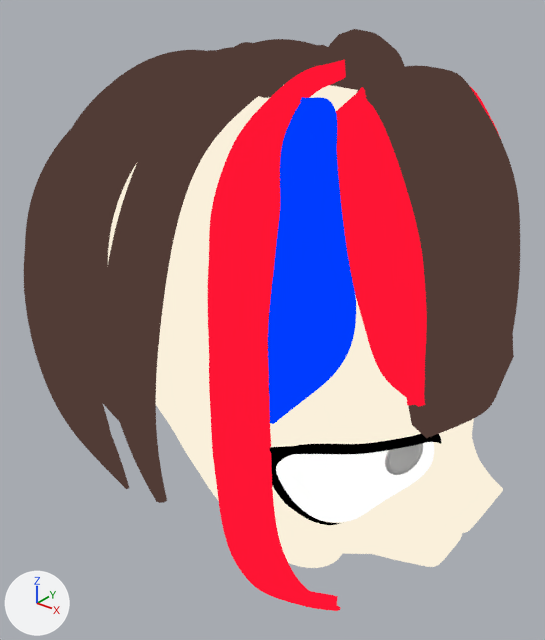
One commit to the Blender file 3D_Daiko.blend: the scene before it, then after it.
Rendered twice from a camera (50 mm lens) standing at (0.187, -0.415, 0.426) and looking at (-0.138, -0.009, 0.174). The lights are fixed; the arrows at lower left show +X, +Y and +Z.
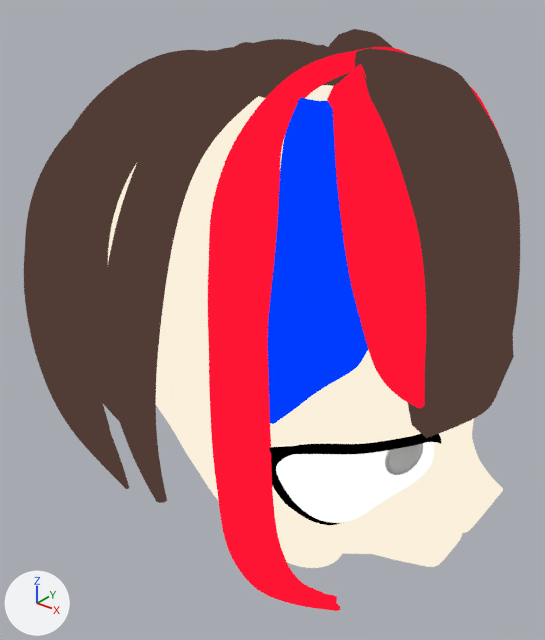
Commit message: CHECKPOINT ANTES DE DARLE VOLUMEN AL PELO DE ADELANTE CON INFLATE

Changed parts and their boxes [x1, y1, x2, y2] in the pictures (545 x 640 px):
'mechon_al_medio', reshaped, rescaled
    before: [357, 66, 520, 438]
    after: [355, 48, 520, 438]
'Plane.006', reshaped, modifiers changed
    before: [208, 60, 346, 611]
    after: [208, 47, 408, 611]
'Plane.005', reshaped (13% wider)
    before: [268, 97, 356, 424]
    after: [268, 97, 368, 424]
'Plane.008', reshaped (9% wider, 8% taller)
    before: [336, 87, 427, 407]
    after: [327, 64, 426, 409]

The edits, one by one:
me_plane_002 is used by ob_mechon_al_medio; location (0.0388, -0.0044, 0.1615); scale (1.0, 1.0, 1.03).
me_plane_002 had 65 vertices, 48 faces and spanned x -0.109..0.007, y -0.069..0.077, z 0.0..0.201.
me_plane_002 now has 65 vertices, 48 faces and spans x -0.108..0.007, y -0.069..0.077, z 0.0..0.213.
me_plane_002 part 1: 60 of 65 vertices moved; they spanned x -0.109..0.007, y -0.069..0.064, z 0.025..0.201 and now span x -0.108..0.007, y -0.069..0.064, z 0.026..0.213; mean shift (0.0, 0.0, 0.008); largest move (-0.109, 0.007, 0.181) -> (-0.108, 0.003, 0.213).
me_plane_010 is used by ob_plane_008; location (0.0052, -0.0585, 0.1778).
me_plane_010 had 68 vertices, 48 faces and spanned x -0.068..0.017, y -0.033..0.038, z 0.01..0.182.
me_plane_010 now has 68 vertices, 48 faces and spans x -0.064..0.016, y -0.038..0.032, z 0.01..0.191.
me_plane_010 part 2: 68 of 68 vertices moved; they spanned x -0.068..0.017, y -0.033..0.038, z 0.01..0.182 and now span x -0.064..0.016, y -0.038..0.032, z 0.01..0.191; mean shift (0.0, -0.002, 0.006); largest move (0.008, -0.013, 0.107) -> (0.0, -0.011, 0.126).
me_plane_011 is used by ob_plane_005; location (-0.0166, -0.1107, 0.1643).
me_plane_011 had 70 vertices, 52 faces and spanned x -0.052..0.003, y -0.003..0.059, z 0.0..0.19.
me_plane_011 now has 70 vertices, 52 faces and spans x -0.051..0.013, y -0.003..0.044, z 0.0..0.191.
me_plane_011 part 3: 65 of 70 vertices moved; they spanned x -0.052..0.003, y -0.003..0.059, z 0.017..0.19 and now span x -0.051..0.013, y -0.003..0.044, z 0.013..0.191; mean shift (0.004, -0.003, -0.008); largest move (0.003, 0.021, 0.091) -> (0.013, 0.018, 0.065).
me_plane_007 is used by ob_plane_006; location (-0.053, -0.074, -0.0022).
me_plane_007 had 115 vertices, 88 faces and spanned x -0.037..0.027, y -0.062..0.051, z 0.001..0.373.
me_plane_007 now has 135 vertices, 104 faces and spans x -0.036..0.027, y -0.061..0.074, z 0.001..0.377.
me_plane_007 part 4: 109 vertices removed from x -0.037..0.02, y -0.062..0.051, z 0.009..0.373; 129 vertices added at x -0.036..0.018, y -0.061..0.074, z 0.006..0.377.
Object 'mechon_al_medio' (ob_mechon_al_medio) is rescaled from (1.0, 1.0, 1.03) to (1.0, 1.0, 1.0).
Object 'Plane.006' (ob_plane_006) gains a MIRROR modifier named 'Mirror'.
Modifier setting: use_axis = (False, True, False).
Modifier setting: use_clip = True.
Modifier setting: mirror_object = ob_plane.
